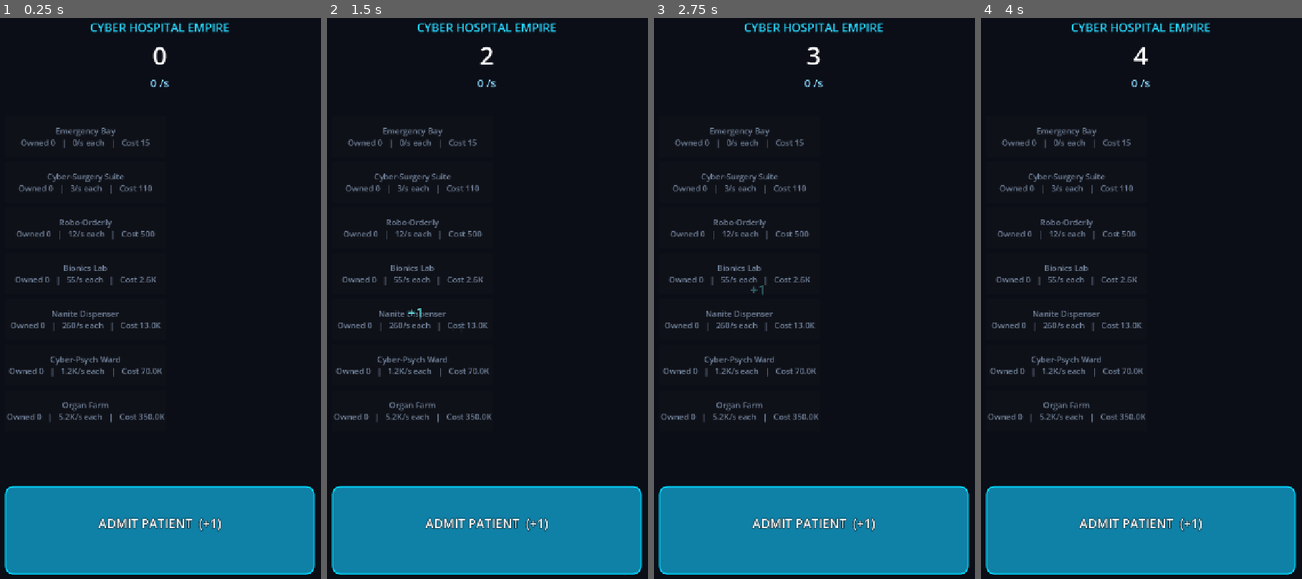
Above: before the commit, frames 1-4 (left to right).
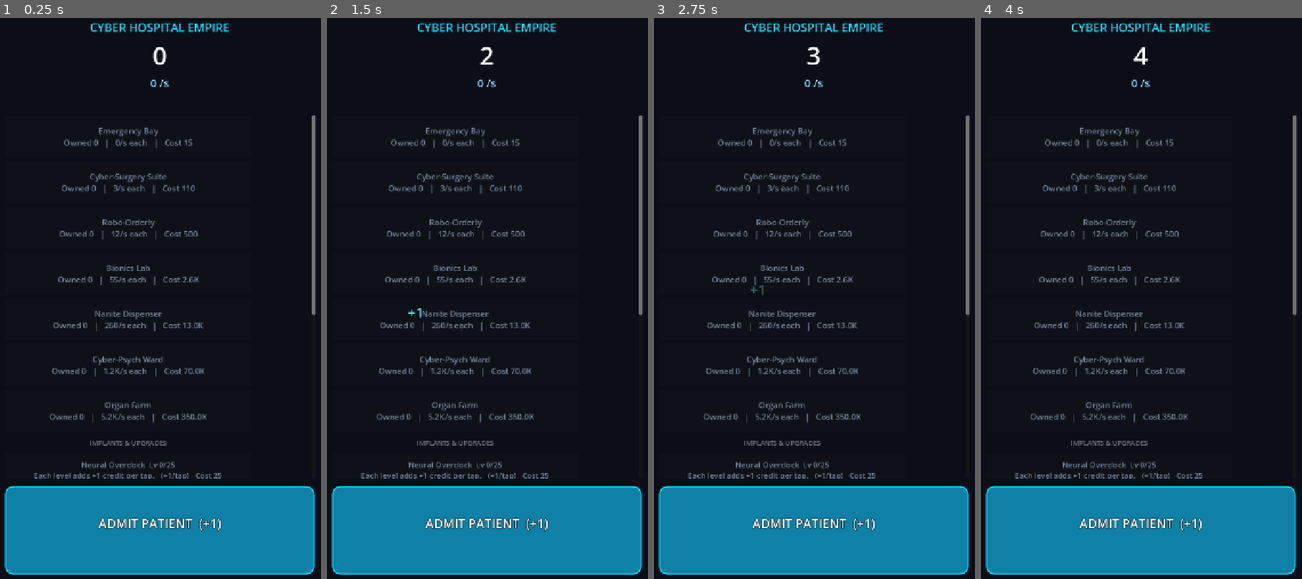
Above: after the commit, the same moments.

Repository: danielh-hash/cyber-hospital-empire
Game: Godot game, scene res://scenes/main.tscn
Two runs of this game, one before a commit and one after it. Both use one fixed random seed, a clock stepped at 60 frames per second and the inputs below.
Inputs (mouse positions are in pixels of both pictures, inside the frame that each line leads up to):
- Up to frame 1 (0.25 s): no input
- Up to frame 2 (1.5 s): click (487, 528) at 0.5 s; click (487, 528) at 1.25 s
- Up to frame 3 (2.75 s): click (814, 528) at 2 s
- Up to frame 4 (4 s): tap Enter at 2.75 s

The runs differ from the first frame. In frame 1, 4.7% of the frame differs, in the area x 2-99%, y 17-83%; in frame 2, 4.7%; in frame 3, 4.7%; in frame 4, 4.7%.

Commit message:
Add implants & upgrades: tap and department multipliers

Diff:
--- a/scripts/game.gd
+++ b/scripts/game.gd
@@ -8,8 +8,9 @@
 const AUTOSAVE_INTERVAL := 5.0
 
 var credits := 0.0
-var tap_value := 1.0
 var departments := {}
+var upgrades := {}
+var upgrade_levels := {}
 var offline_report := {"seconds": 0.0, "earned": 0.0}
 
 var _last_seen := Time.get_unix_time_from_system()
@@ -18,6 +19,7 @@
 
 func _ready() -> void:
 	_register_departments()
+	_register_upgrades()
 	load_game()
 
 
@@ -57,11 +59,83 @@
 	}
 
 
+func _register_upgrades() -> void:
+	_add_upgrade("neural", "Neural Overclock", "tap_flat", "Each level adds +1 credit per tap.", 25.0, 1.6, 25)
+	_add_upgrade("finger", "Finger Interface", "tap_mult", "Doubles all tap income.", 500.0, 3.4, 10)
+	_add_dept_upgrade("emergency", "Trauma Stabilizers", 400.0, 3.5)
+	_add_dept_upgrade("surgery", "Servo Scalpels", 2500.0, 3.7)
+	_add_dept_upgrade("orderly", "Swarm Logic", 12000.0, 4.0)
+	_add_dept_upgrade("bionics", "Synth Organs", 70000.0, 4.2)
+	_add_dept_upgrade("nanite", "Replicator EU", 300000.0, 4.5)
+	_add_dept_upgrade("psych", "Empathy Chip", 2000000.0, 5.0)
+	_add_dept_upgrade("organ", "Genome Printer", 10000000.0, 5.5)
+
+
+func _add_upgrade(id: String, name: String, kind: String, desc: String, cost_base: float, cost_mult: float, max: int) -> void:
+	upgrades[id] = {
+		"id": id,
+		"name": name,
+		"kind": kind,
+		"desc": desc,
+		"cost_base": cost_base,
+		"cost_mult": cost_mult,
+		"max": max,
+		"dept": "",
+	}
+
+
+func _add_dept_upgrade(dept_id: String, name: String, cost_base: float, cost_mult: float, max := 8) -> void:
+	var dept: Dictionary = departments[dept_id]
+	upgrades[dept_id] = {
+		"id": dept_id,
+		"name": name,
+		"kind": "dept_mult",
+		"desc": "Doubles all Cyber %s income." % dept.name,
+		"cost_base": cost_base,
+		"cost_mult": cost_mult,
+		"max": max,
+		"dept": dept_id,
+	}
+
+
+func upgrade_level(id: String) -> int:
+	return int(upgrade_levels.get(id, 0))
+
+
+func next_upgrade_cost(id: String) -> float:
+	var u: Dictionary = upgrades[id]
+	return roundi(u.cost_base * pow(u.cost_mult, upgrade_level(id)))
+
+
+func buy_upgrade(id: String) -> bool:
+	var u: Dictionary = upgrades[id]
+	if upgrade_level(id) >= u.max:
+		return false
+	var cost := next_upgrade_cost(id)
+	if credits < cost:
+		return false
+	credits -= cost
+	upgrade_levels[id] = upgrade_level(id) + 1
+	credits_changed.emit()
+	return true
+
+
+func tap_value() -> float:
+	var total := 1.0 + float(upgrade_level("neural"))
+	total *= pow(2.0, upgrade_level("finger"))
+	return total
+
+
+func department_cps(id: String) -> float:
+	var d: Dictionary = departments[id]
+	return d.base_cps * pow(2.0, upgrade_level(id))
+
+
 func total_cps() -> float:
 	var total := 0.0
 	for id in departments:
 		var d: Dictionary = departments[id]
-		total += d.base_cps * d.owned
+		total += department_cps(id) * d.owned
 	return total
 
 
@@ -82,8 +156,9 @@
 
 
 func do_tap() -> void:
-	add_credits(tap_value)
-	tap_made.emit(tap_value)
+	var amount := tap_value()
+	add_credits(amount)
+	tap_made.emit(amount)
 
 
 func add_credits(amount: float) -> void:
@@ -96,12 +171,14 @@
 func save_game() -> void:
 	var data := {
 		"credits": credits,
-		"tap_value": tap_value,
 		"last_seen": _last_seen,
 		"departments": {},
+		"upgrades": {},
 	}
 	for id in departments:
 		data.departments[id] = departments[id].owned
+	for id in upgrades:
+		data.upgrades[id] = upgrade_level(id)
 	var f := FileAccess.open(SAVE_PATH, FileAccess.WRITE)
 	if f:
 		f.store_string(JSON.stringify(data, "  "))
@@ -117,11 +194,13 @@
 	if not parsed is Dictionary:
 		return
 	credits = float(parsed.get("credits", 0.0))
-	tap_value = float(parsed.get("tap_value", 1.0))
 	_last_seen = float(parsed.get("last_seen", Time.get_unix_time_from_system()))
 	var counts: Dictionary = parsed.get("departments", {})
 	for id in departments:
 		departments[id].owned = int(counts.get(id, 0))
+	var ulevels: Dictionary = parsed.get("upgrades", {})
+	for id in upgrades:
+		upgrade_levels[id] = clampi(int(ulevels.get(id, 0)), 0, upgrades[id].max)
 	_apply_offline_earnings()
 
 
--- a/scripts/main.gd
+++ b/scripts/main.gd
@@ -9,6 +9,9 @@
 @onready var offline_label: Label = %OfflineLabel
 
 var department_buttons := {}
+var upgrade_buttons := {}
+
+var upgrades_header: Button
 
 
 func _ready() -> void:
@@ -18,6 +21,10 @@
 	for id in Game.departments:
 		var dept_id: String = id
 		_make_department_button(dept_id)
+	_make_upgrades_header()
+	for id in Game.upgrades:
+		var up_id: String = id
+		_make_upgrade_button(up_id)
 	_refresh()
 	_show_offline_report()
 
@@ -25,7 +32,7 @@
 func _refresh() -> void:
 	credits_label.text = Game.format_num(Game.credits)
 	cps_label.text = "%s /s" % Game.format_num(Game.total_cps())
-	tap_hint.text = "ADMIT PATIENT  (+%s)" % Game.format_num(Game.tap_value)
+	tap_hint.text = "ADMIT PATIENT  (+%s)" % Game.format_num(Game.tap_value())
 	for id in Game.departments:
 		var d: Dictionary = Game.departments[id]
 		var cost := Game.next_cost(id)
@@ -34,9 +41,20 @@
 		btn.text = "%s\nOwned %d   |   %s/s each   |   Cost %s" % [
 			d.name,
 			d.owned,
-			Game.format_num(d.base_cps),
+			Game.format_num(Game.department_cps(id)),
 			Game.format_num(cost),
 		]
+	_refresh_upgrades()
+
+
+func _make_upgrades_header() -> void:
+	upgrades_header = Button.new()
+	upgrades_header.flat = true
+	upgrades_header.disabled = true
+	upgrades_header.text = "IMPLANTS & UPGRADES"
+	upgrades_header.add_theme_font_size_override("font_size", 15)
+	upgrades_header.add_theme_color_override("font_color", Color(0.6, 0.95, 0.8))
+	departments_box.add_child(upgrades_header)
 
 
 func _make_department_button(id: String) -> void:
@@ -50,6 +68,53 @@
 	)
 	departments_box.add_child(btn)
 	department_buttons[id] = btn
+
+
+func _make_upgrade_button(id: String) -> void:
+	var u: Dictionary = Game.upgrades[id]
+	var lvl := Game.upgrade_level(id)
+	var btn := Button.new()
+	btn.custom_minimum_size = Vector2(0.0, 72.0)
+	btn.add_theme_font_size_override("font_size", 17)
+	btn.add_theme_color_override("font_color", Color(0.8, 1.0, 0.85))
+	btn.add_theme_color_override("font_disabled_color", Color(0.45, 0.52, 0.62))
+	btn.pressed.connect(func() -> void:
+		Game.buy_upgrade(id)
+	)
+	departments_box.add_child(btn)
+	upgrade_buttons[id] = btn
+
+
+func _upgrade_effect_text(u: Dictionary, lvl: int) -> String:
+	match u.kind:
+		"tap_flat":
+			return "+%d/tap" % lvl
+		"tap_mult":
+			return "tap x%d^%d" % [2, lvl]
+		_:
+			return "x%d cps" % int(pow(2.0, lvl))
+
+
+func _refresh_upgrades() -> void:
+	for id in Game.upgrades:
+		var u: Dictionary = Game.upgrades[id]
+		var lvl := Game.upgrade_level(id)
+		var max := int(u.max)
+		var btn: Button = upgrade_buttons[id]
+		if lvl >= max:
+			btn.disabled = true
+			btn.text = "%s  [MAX]\n%s   (%s)" % [u.name, u.desc, _upgrade_effect_text(u, lvl)]
+		else:
+			var cost := Game.next_upgrade_cost(id)
+			btn.disabled = Game.credits < cost
+			btn.text = "%s  Lv %d/%d\n%s   (%s)   Cost %s" % [
+				u.name,
+				lvl,
+				max,
+				u.desc,
+				_upgrade_effect_text(u, lvl + 1),
+				Game.format_num(cost),
+			]
 
 
 func _on_tap_made(amount: float) -> void:
